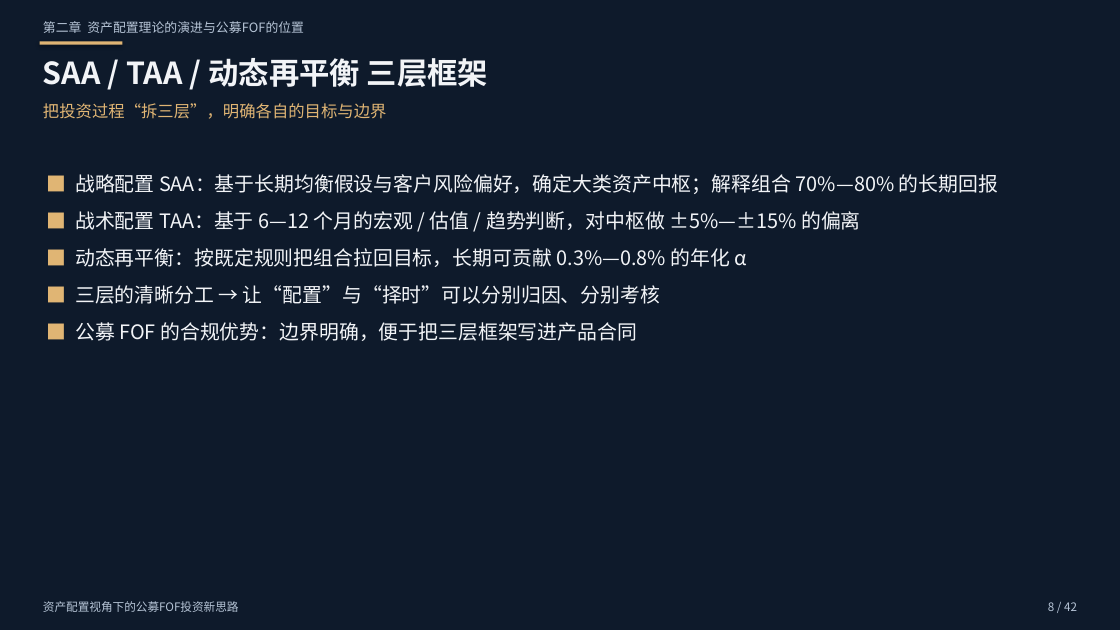
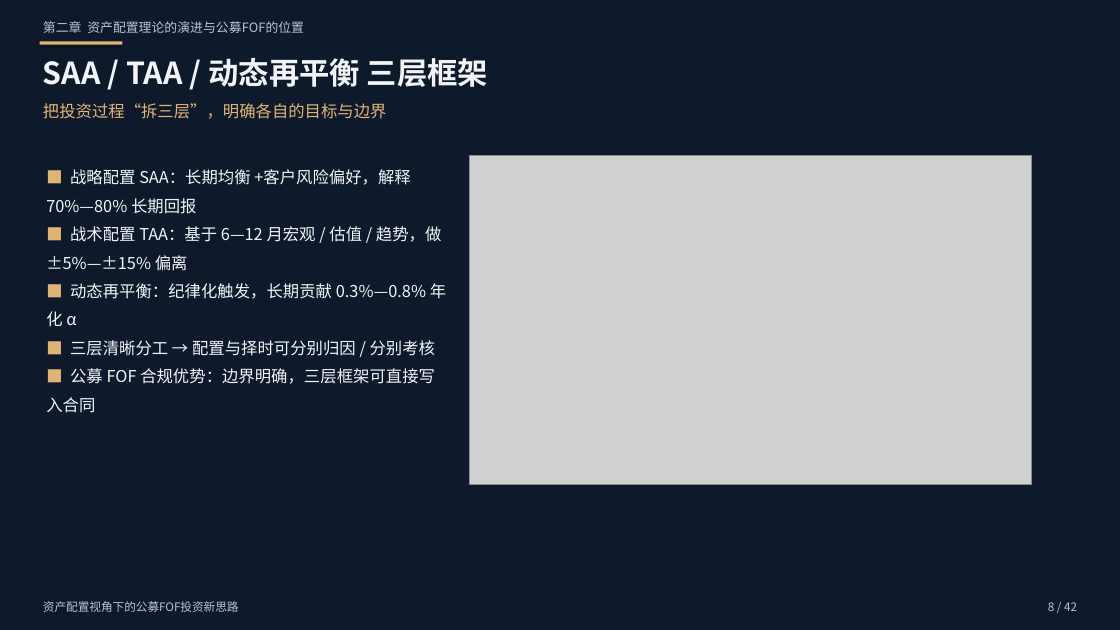
Before and after one commit to xuchendu-web/GGSDDU, a slide deck: slide 8 of output/FOF资产配置新思路.pptx. Drawn at 1120x630 pixels with LibreOffice and Linux fonts; fonts in the diff are those of the drawing; grey boxes stand for pictures. Boxes give left, top, right and bottom in pixels: in the first picture for what was removed or moved away, otherwise in the second. Text is boxed around its words. In the diff, an @@ line names an element or a change of style, - is before the commit and + after.

```diff
--- a/output/FOF资产配置新思路.pptx
+++ b/output/FOF资产配置新思路.pptx
@@ text at (46,169,446,413): text changed; size 17 to 14 pt @@
-■ 战略配置 SAA：基于长期均衡假设与客户风险偏好，确定大类资产中枢；解释组合 70%—80% 的长期回报
-■ 战术配置 TAA：基于 6—12 个月的宏观 / 估值 / 趋势判断，对中枢做 ±5%—±15% 的偏离
-■ 动态再平衡：按既定规则把组合拉回目标，长期可贡献 0.3%—0.8% 的年化 α
-■ 三层的清晰分工 → 让“配置”与“择时”可以分别归因、分别考核
-■ 公募 FOF 的合规优势：边界明确，便于把三层框架写进产品合同
+■ 战略配置 SAA：长期均衡 +客户风险偏好，解释 70%—80% 长期回报
+■ 战术配置 TAA：基于 6—12 月宏观 / 估值 / 趋势，做 ±5%—±15% 偏离
+■ 动态再平衡：纪律化触发，长期贡献 0.3%—0.8% 年化 α
+■ 三层清晰分工 → 配置与择时可分别归因 / 分别考核
+■ 公募 FOF 合规优势：边界明确，三层框架可直接写入合同
@@ picture added at (470,155,1032,485) @@
```
Also in this commit, not shown: 9 other slides changed, 13 other files.
